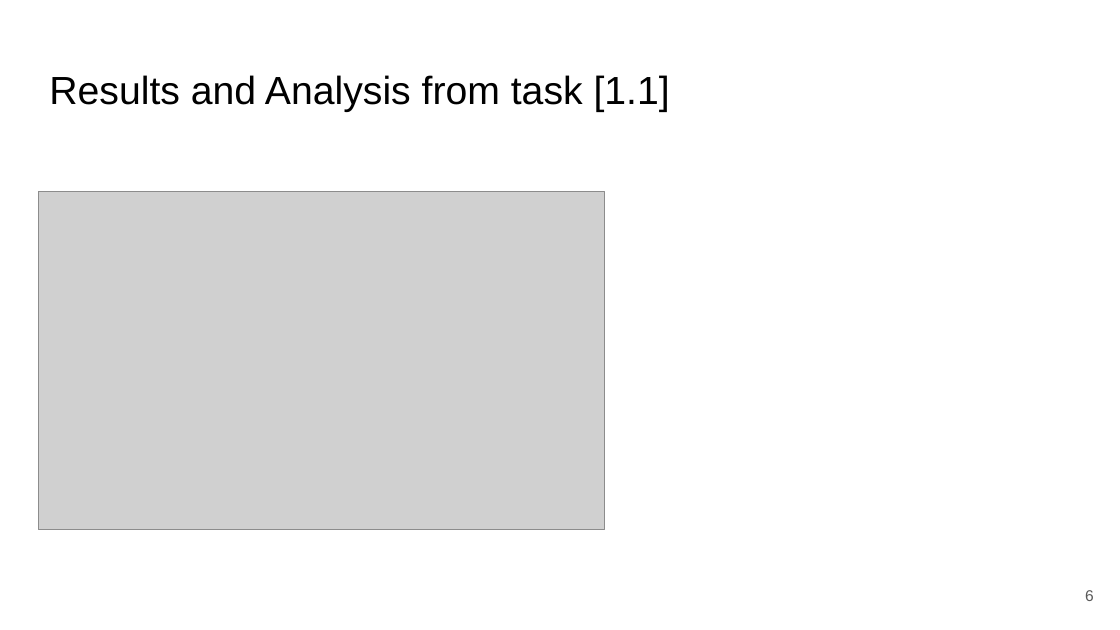
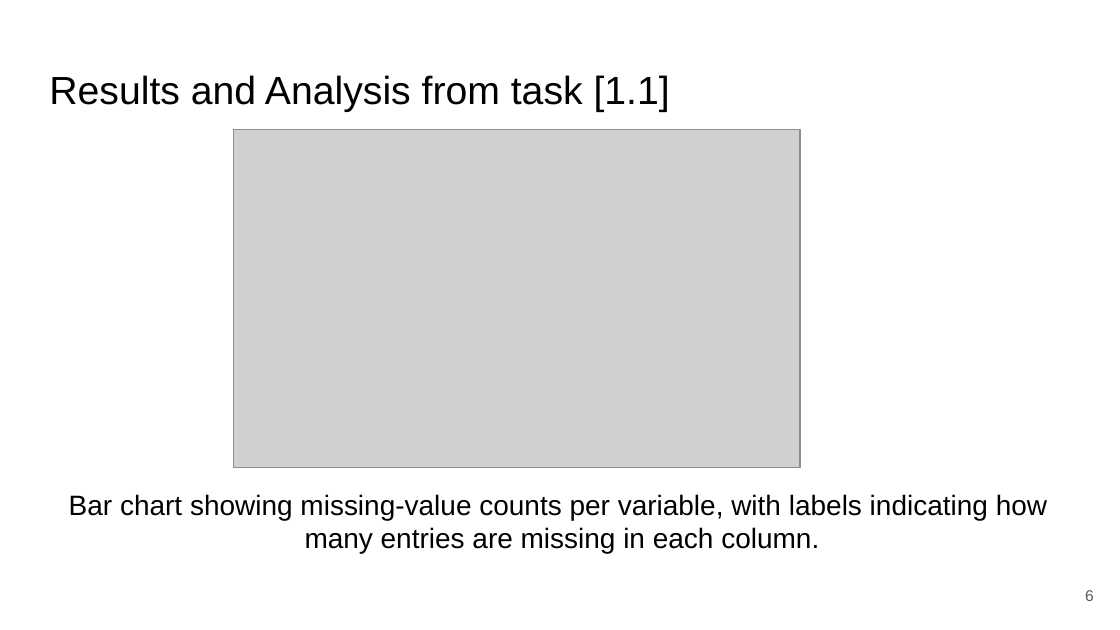
Before and after one commit to zepedrocosta/AA-Projeto2, a slide deck: slide 6 of Slides.pptx. Drawn at 1120x630 pixels with LibreOffice and Linux fonts; fonts in the diff are those of the drawing; grey boxes stand for pictures. Boxes give left, top, right and bottom in pixels: in the first picture for what was removed or moved away, otherwise in the second. Text is boxed around its words. In the diff, an @@ line names an element or a change of style, - is before the commit and + after.

Commit message:
plots and results for task 1

```diff
--- a/Slides.pptx
+++ b/Slides.pptx
@@ picture: place and size @@
-picture at [38,192,605,530]
+picture at [233,130,800,468]
@@ text added at [69,494,1047,553], 18 pt, text #000000 @@
+Bar chart showing missing-value counts per variable, with labels indicating how
+many entries are missing in each column.
```
Also in this commit, not shown: 5 other slides changed.
